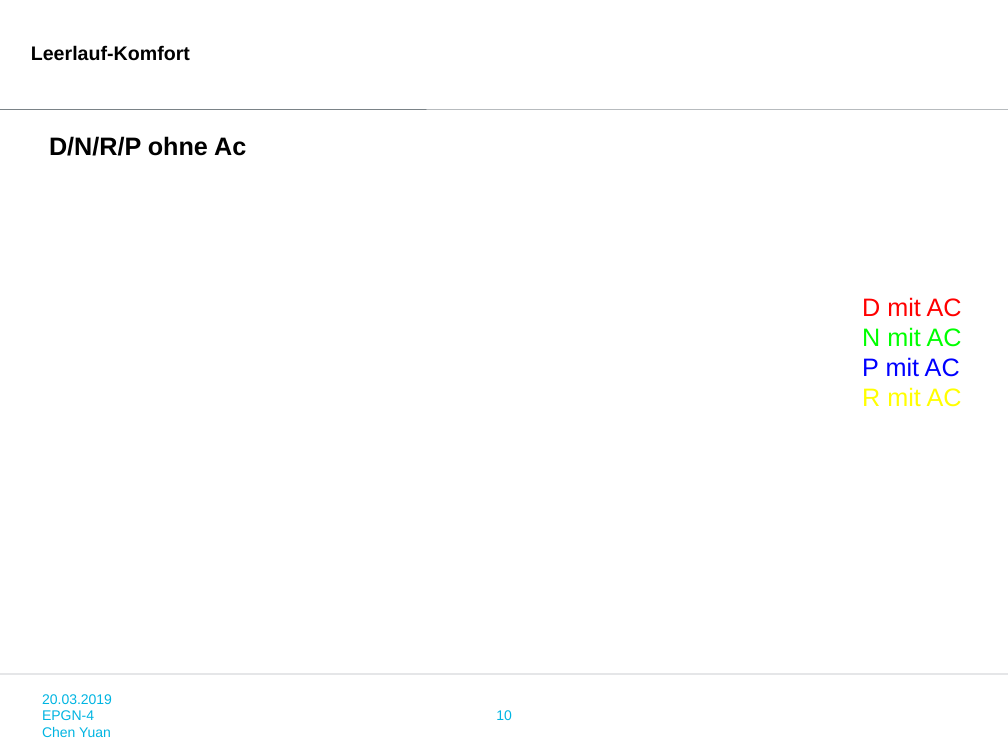
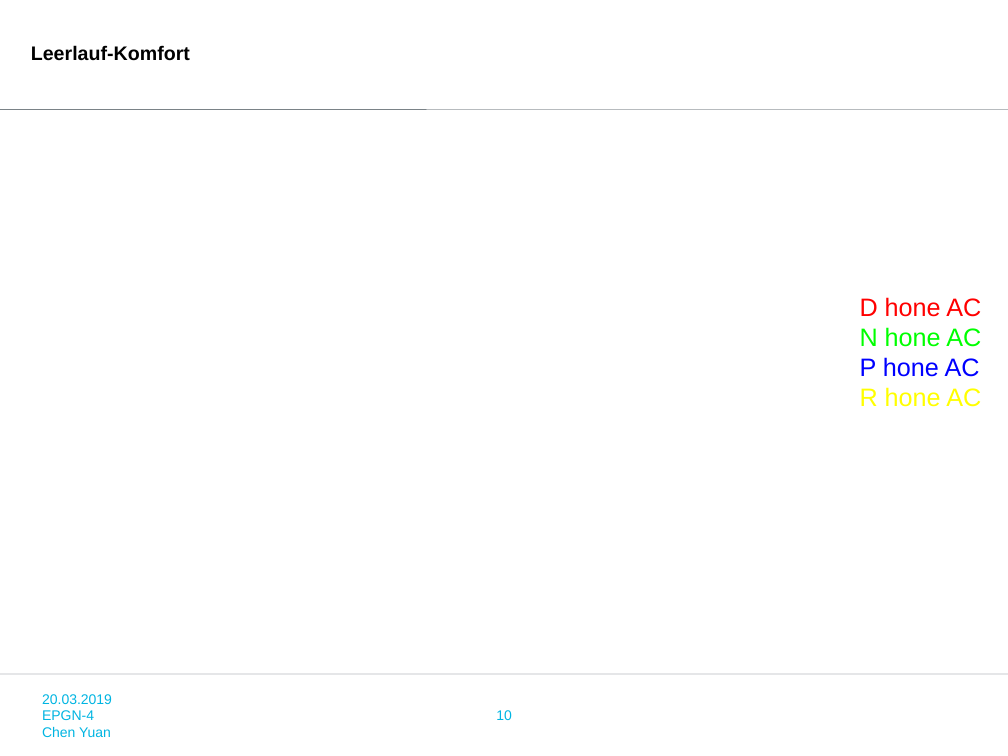
Before and after one commit to zhangxingjing/EPGN_INFO, a slide deck: slide 10 of epgn_info/epgn_info/apps/calculate/PPTModel/4zuo.pptx. Drawn at 1008x756 pixels with LibreOffice and Linux fonts; fonts in the diff are those of the drawing; background and template pictures are left out. Boxes give left, top, right and bottom in pixels: in the first picture for what was removed or moved away, otherwise in the second. Text is boxed around its words. In the diff, an @@ line names an element or a change of style, - is before the commit and + after.

```diff
--- a/epgn_info/epgn_info/apps/calculate/PPTModel/4zuo.pptx
+++ b/epgn_info/epgn_info/apps/calculate/PPTModel/4zuo.pptx
@@ text removed at [49, 136, 246, 156] @@
-D/N/R/P ohne Ac
@@ text at [860, 297, 981, 407]: text changed @@
-D mit AC
-N mit AC
-P mit AC
-R mit AC
+D hone AC
+N hone AC
+P hone AC
+R hone AC
```
Also in this commit, not shown: 9 other slides changed, 5 other files.
